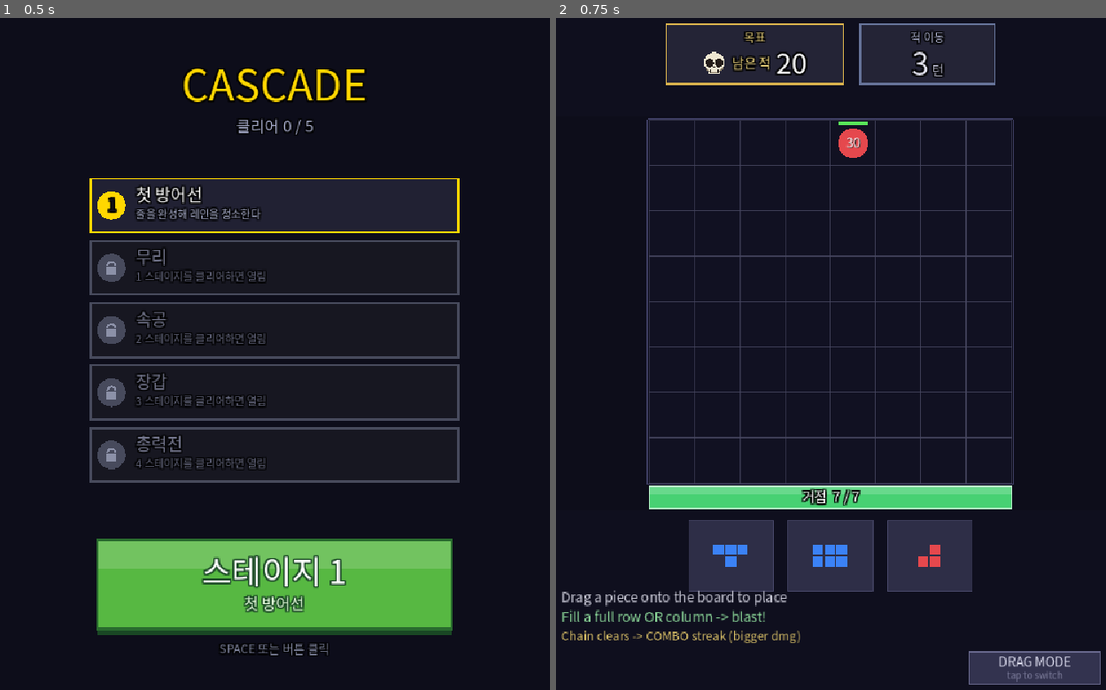
Above: before the commit, frames 1-2 (left to right).
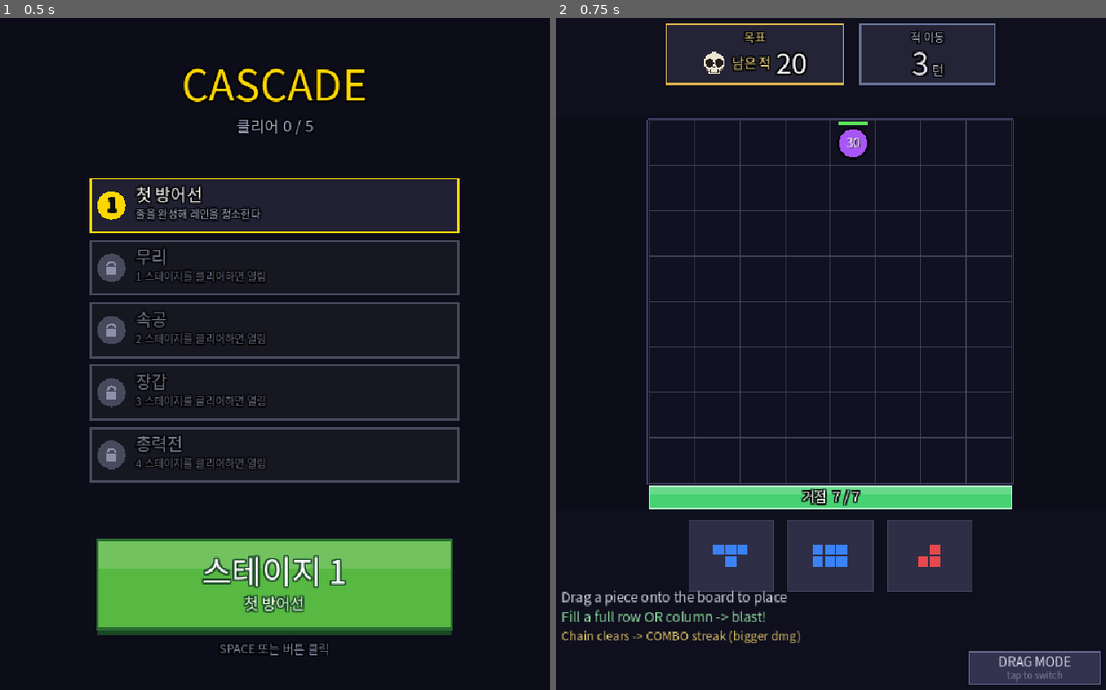
Above: after the commit, the same moments.

Repository: rorhdsu123/Cascade
Game: Godot game, scene res://Main.tscn
Same seed, same stepped clock (60 frames per second), same inputs: the game is played once before the commit and once after it.
Inputs (mouse positions are in pixels of both pictures, inside the frame that each line leads up to):
- Up to frame 1 (0.5 s): no input
- Up to frame 2 (0.75 s): tap Enter at 0.5, 0.6 s; move the mouse to (957, 333) at 0.52 s; click (957, 333) at 0.67 s

Frame 1 is identical in both runs. In frame 2, 0.2% of the frame differs, in the area x 51-58%, y 16-22%.

Commit message:
fix: 적 팔레트가 빨강에서 빠짐 — 빨간 블록 위 빨간 적이 문자 그대로 안 보였다 (C38)
C_RED(조각)과 C_E_BASIC(기본 적)이 헥스까지 같았다(#e5484d).
픽셀 실측 결과 빨강 블록 위 기본 적의 몸통↔배경 거리 = 0.00
= 원이 통째로 사라지고 HP 숫자와 초록 바만 공중에 떴다.
탱크의 마룬(#7a1f3d)도 같은 버그의 조용한 버전이라 함께 옮긴다.

- basic #e5484d → 바이올렛 #a855f7
- tank  #7a1f3d → 딥 바이올렛 #6d28d9
  (밝기 관계를 보존해 "탱크 = 육중한 기본"이 안 깨지게)
- 적 전원에 어두운 외곽선(C_E_RIM) — 색이 아니라 구조로 분리를 보장.
  탱크가 이미 쓰던 문법을 전 타입으로 일반화한 것.

검증 tools/color_probe.gd (적 4타입 × R/B/Y/빈칸 16조합):
빨강×기본 0.00 → 0.71, 빨강×탱크 0.45 → 0.73.
남은 최약 조합 = 시안 고속 × 파란 블록(0.33, 기존 문제라 미개입).

Co-Authored-By: Claude Opus 4.8 (1M context) <noreply@anthropic.com>

Diff:
--- a/Main.gd
+++ b/Main.gd
@@ -171,10 +171,23 @@
 const C_BORD := Color(0.24, 0.24, 0.38)
 
 # 적 타입별 대표 색 (한눈 구분)
-const C_E_BASIC := Color("#e5484d")   # 빨강
+#
+# 적은 빨강 계열을 안 쓴다. 빨강은 조각(C_RED)과 위협 신호(피격 플래시·누수 −1·실패 테두리)가
+# 이미 나눠 갖고 있어서, 적까지 빨강이면 빨간 블록 위의 빨간 적이 통째로 묻힌다(기본 적은
+# C_RED과 헥스까지 같았고, 탱크의 마룬도 같은 버그의 조용한 버전이었다).
+# → basic=바이올렛 / tank=딥 바이올렛으로 이동. 밝기 관계(밝은 기본 ↔ 어두운 무거운 변주)는
+#   마룬-빨강 시절 그대로라, 플레이어가 배운 "탱크 = 육중한 기본"이 유지된다.
+const C_E_BASIC := Color("#a855f7")   # 바이올렛
 const C_E_FAST  := Color("#22d3ee")   # 시안
-const C_E_TANK  := Color("#7a1f3d")   # 어두운 마룬
+const C_E_TANK  := Color("#6d28d9")   # 딥 바이올렛 (basic의 무거운 변주)
 const C_E_SWARM := Color("#a3e635")   # 라임
+
+# 적 외곽선 — 적은 언제나 어두운 테두리를 두르고 보드 위에 '떠' 있다.
+# 색만으로 분리를 보장하면 팔레트가 하나 바뀔 때마다 같은 버그가 재발한다(두더지 잡기).
+# 테두리는 조각 색이 무엇이든 적의 윤곽을 세우므로, 분리가 구조로 보장된다.
+# 탱크가 이미 쓰던 문법(검은 4px 외곽선)을 전 타입으로 일반화한 것 — 새 언어가 아니다.
+const C_E_RIM := Color(0.0, 0.0, 0.0, 0.85)
+const C_E_RIM_W: float = 3.0
 
 # 조각 오프셋 (Vector2i, 원점=(0,0) 기준 정규화)
 const PIECES: Dictionary = {
@@ -1051,7 +1064,7 @@
 		"fast":
 			return C_E_FAST
 		"tank":
-			return Color("#e05a7d")   # 마룬 밝은 변주 (파편이 배경에 묻히지 않게)
+			return Color("#c084fc")   # 딥 바이올렛의 밝은 변주 (파편이 배경에 묻히지 않게)
 		"swarm":
 			return C_E_SWARM
 	return C_E_BASIC
@@ -2130,7 +2143,8 @@
 	# 착지 프리뷰 — 조각을 '들고 있고', 그 자리에 놓을 수 있을 때만 그린다 (Block Blast 방식).
 	#
 	# 못 놓는 자리에는 아무것도 그리지 않는다. 예전엔 빨간 고스트를 얹었는데, 그 빨강이
-	# R 블록·기본 적(#e5484d로 셋이 같은 색)과 헷갈렸다. 원본 Block Blast는 무효 표시가
+	# R 블록·기본 적과 헷갈렸다(당시 셋이 #e5484d로 같은 색. 적은 그 뒤 바이올렛으로 옮겼지만,
+	# 무효 표시를 안 그리는 결정 자체는 유효하다). 원본 Block Blast는 무효 표시가
 	# 아예 없다 — 조각이 그리드에 붙지 않고 손가락을 따라 그냥 떠 있을 뿐이고, 거절은
 	# 그 '스냅과 프리뷰의 부재' + 놓았을 때 트레이로 되돌아감으로 읽힌다. 긍정 신호만 두면
 	# 어떤 블록 색과도 충돌할 수 없다.
@@ -2227,16 +2241,19 @@
 					Vector2(cx + s, cy - s * 0.7),
 				])
 				draw_colored_polygon(pts, C_E_FAST)
+				var closed: PackedVector2Array = pts.duplicate()
+				closed.append(pts[0])
+				draw_polyline(closed, C_E_RIM, C_E_RIM_W)
 				rad = s
 				# 깜빡이는 "!" 긴급 마커 (머리 위)
 				var blink: float = 0.5 + 0.5 * sin(anim_t * 10.0)
 				_draw_text_outlined(fnt, Vector2(cx - 4.0, cy - s - 14.0), "!", 26,
 						Color(1.0, 0.95, 0.3, 0.4 + 0.6 * blink))
 			"tank":
-				# 어두운 마룬 큰 사각형 + 두꺼운 외곽선
+				# 딥 바이올렛 큰 사각형 + 더 두꺼운 외곽선 (육중함은 테두리 두께가 진다)
 				var hs: float = CELL * 0.42
 				draw_rect(Rect2(cx - hs, cy - hs, hs * 2.0, hs * 2.0), C_E_TANK)
-				draw_rect(Rect2(cx - hs, cy - hs, hs * 2.0, hs * 2.0), Color(0.0, 0.0, 0.0, 0.85), false, 4.0)
+				draw_rect(Rect2(cx - hs, cy - hs, hs * 2.0, hs * 2.0), C_E_RIM, false, C_E_RIM_W + 1.0)
 				rad = hs
 				bar_w = CELL * 0.78
 				bar_h = 8.0
@@ -2245,12 +2262,15 @@
 				var offs: Array = [Vector2(-0.16, -0.12), Vector2(0.16, -0.10), Vector2(-0.02, 0.16)]
 				for off in offs:
 					var ov: Vector2 = off as Vector2
-					draw_circle(Vector2(cx + ov.x * CELL, cy + ov.y * CELL), CELL * 0.14, C_E_SWARM)
+					var sp: Vector2 = Vector2(cx + ov.x * CELL, cy + ov.y * CELL)
+					draw_circle(sp, CELL * 0.14, C_E_SWARM)
+					draw_circle(sp, CELL * 0.14, C_E_RIM, false, C_E_RIM_W - 0.5)
 				rad = CELL * 0.24
 			_:
-				# basic: 빨강 원 (hp 비율로 살짝 명암)
-				var bcol: Color = C_E_BASIC.lerp(Color(0.55, 0.12, 0.12), 1.0 - ratio)
+				# basic: 바이올렛 원 (hp 비율로 살짝 명암 — 어두워져도 빨강엔 안 닿는다)
+				var bcol: Color = C_E_BASIC.lerp(Color(0.30, 0.10, 0.48), 1.0 - ratio)
 				draw_circle(Vector2(cx, cy), rad, bcol)
+				draw_circle(Vector2(cx, cy), rad, C_E_RIM, false, C_E_RIM_W)
 		# 피격 흰 플래시 오버레이 (맞은 순간 강조)
 		if flinch > 0.0:
 			draw_circle(Vector2(cx, cy), rad, Color(1.0, 1.0, 1.0, 0.7 * clampf(flinch / 0.22, 0.0, 1.0)))
--- /dev/null
+++ b/tools/color_probe.gd
@@ -0,0 +1,81 @@
+extends SceneTree
+# 적 색 ↔ 조각 색 충돌 검증 — 4개 적 타입을 R/B/Y 블록과 빈 칸 위에 각각 세워 렌더한다.
+# 원래 버그: C_RED과 C_E_BASIC이 헥스까지 같아(#e5484d) 빨간 블록 위 기본 적이 묻혔다.
+# 실행: godot --path . --script tools/color_probe.gd   (창 모드 필수 — headless는 렌더 텍스처가 null)
+
+const OUT: String = "/private/tmp/claude-501/-Users-im-yujin-Desktop-Cascade/98a1100f-49fc-42c1-9cb4-a221c1201840/scratchpad/color"
+
+# 행 = 배경(조각 색), 열 = 적 타입
+const BANDS: Array = ["R", "B", "Y", ""]
+const TYPES: Array = ["basic", "tank", "fast", "swarm"]
+
+func _initialize() -> void:
+	_run.call_deferred()
+
+func _run() -> void:
+	var main: Node = load("res://Main.tscn").instantiate()
+	root.add_child(main)
+	await process_frame
+	main.call("_start_stage", 0)
+	await process_frame
+
+	# 배경: 행 0~3 = R/B/Y/빈칸 밴드 (각 밴드는 8칸 통째로 채운다)
+	var board: Array = main.get("board")
+	for r in range(8):
+		for c in range(8):
+			board[r][c] = String(BANDS[r]) if r < BANDS.size() else ""
+	main.set("board", board)
+
+	# 적: 각 밴드 위에 4타입을 col 1/3/5/7에 배치. 전진·연출은 멈춘다(step_every 큼).
+	var enemies: Array = []
+	var eid: int = 700
+	for r in range(BANDS.size()):
+		for t in range(TYPES.size()):
+			eid += 1
+			enemies.append({
+				"id": eid, "col": 1 + t * 2, "row": r, "vis_row": float(r),
+				"hp": 30, "maxhp": 30, "etype": String(TYPES[t]),
+				"step_every": 9999, "flinch": 0.0,
+			})
+	# 반피 basic — 저HP 명암이 어두워질 때 빨강/탱크로 안 읽히는지 확인
+	eid += 1
+	enemies.append({"id": eid, "col": 0, "row": 5, "vis_row": 5.0,
+			"hp": 3, "maxhp": 30, "etype": "basic", "step_every": 9999, "flinch": 0.0})
+	main.set("enemies", enemies)
+
+	main.call("queue_redraw")
+	await process_frame
+	await RenderingServer.frame_post_draw
+
+	var img: Image = root.get_texture().get_image()
+	img.save_png(OUT + "_grid.png")
+
+	# 픽셀 실측.
+	#  - 배경 표본 = 적이 없는 '옆 셀'(짝수 열)의 블록 채움. 탱크는 제 셀을 거의 다 덮어서
+	#    같은 셀에선 깨끗한 배경 픽셀이 안 나온다(첫 시도에서 배경 표본이 탱크 위에 찍혔다).
+	#  - 몸통 표본 = 타입별 실제 채움 좌표(중심에서 살짝 위 = HP 바·HP 숫자를 피함).
+	#    스웜은 점 사이에 빈틈이 있어 점 중심을 직접 찍는다.
+	# 거리가 작을수록 '묻힌다'. 원래 버그(빨강 블록 위 기본 적)는 여기서 0.00이 나와야 한다.
+	var body: Dictionary = {
+		"basic": Vector2(32, 20),   # 원 내부
+		"tank": Vector2(32, 20),    # 사각 내부
+		"fast": Vector2(32, 26),    # 삼각 내부
+		"swarm": Vector2(22, 24),   # 왼쪽 위 점의 중심
+	}
+	print("행=배경(조각색) / 열=적타입.  sep = 적 몸통색 ↔ 블록 색 RGB 거리 (0=같은 색)")
+	for r in range(BANDS.size()):
+		var bg_name: String = String(BANDS[r]) if String(BANDS[r]) != "" else "빈칸"
+		var line: String = "  %-4s |" % bg_name
+		for t in range(TYPES.size()):
+			var col: int = 1 + t * 2
+			var ty: String = String(TYPES[t])
+			# 왼쪽 옆 셀(col−1 = 짝수, 적 없음) 중심 = 순수 블록 색.
+			# col+1을 쓰면 swarm(col 7)에서 보드 밖(x=688)을 찍는다.
+			var bgp: Color = img.get_pixel(144 + (col - 1) * 64 + 32, 150 + r * 64 + 32)
+			var bo: Vector2 = body[ty] as Vector2
+			var ep: Color = img.get_pixel(144 + col * 64 + int(bo.x), 150 + r * 64 + int(bo.y))
+			var d: float = Vector3(ep.r - bgp.r, ep.g - bgp.g, ep.b - bgp.b).length()
+			line += " %s %.2f |" % [ty.substr(0, 5).rpad(5), d]
+		print(line)
+	print("DONE")
+	quit()
Not shown, changed: SPEC.md
